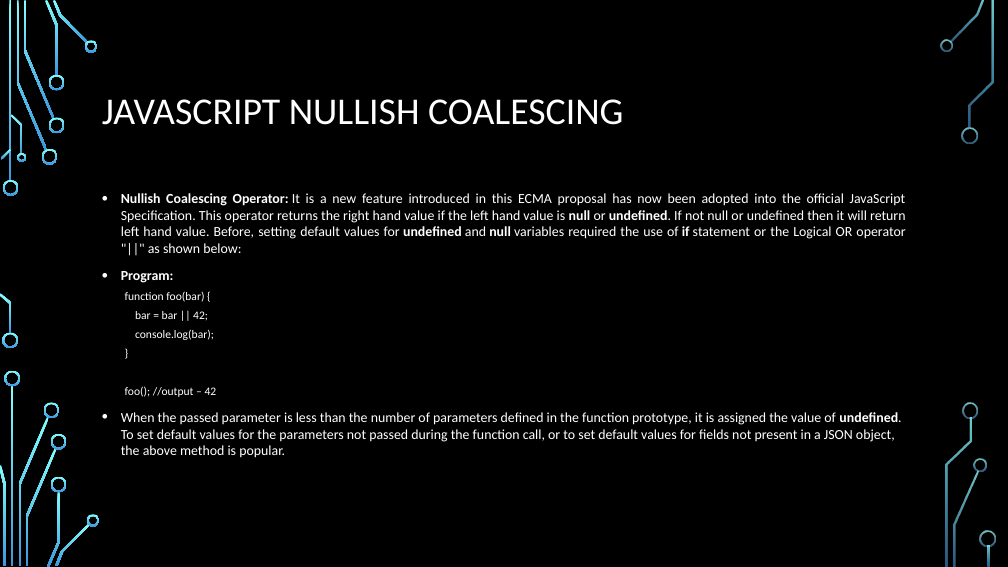
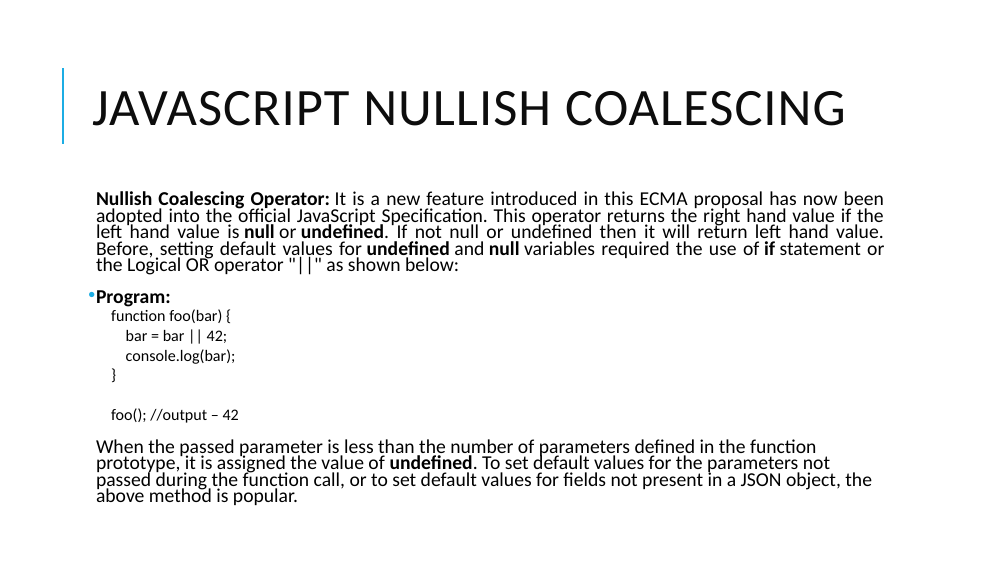
Before and after one commit to PramodJana/JavaScript, a slide deck: slide 27 of GFG JS Course Curriculam/Articles/002 Javascript fundamentals.pptx. Drawn at 1008x567 pixels with LibreOffice and Linux fonts; fonts in the diff are those of the drawing; background and template pictures are left out. Boxes give left, top, right and bottom in pixels: in the first picture for what was removed or moved away, otherwise in the second. Text is boxed around its words. In the diff, an @@ line names an element or a change of style, - is before the commit and + after.

```diff
--- a/GFG JS Course Curriculam/Articles/002 Javascript fundamentals.pptx
+++ b/GFG JS Course Curriculam/Articles/002 Javascript fundamentals.pptx
@@ background picture (left out) to #FFFFFF @@
@@ title "JAVASCRIPT NULLISH COALESCING": place and size @@
-title "JAVASCRIPT NULLISH COALESCING" at <box>102,99,623,125</box>
+title "JAVASCRIPT NULLISH COALESCING" at <box>92,91,846,126</box>
@@ title "JAVASCRIPT NULLISH COALESCING" at <box>92,91,846,126</box>: size 36 to 50 pt, text colour #FFFFFF to #0D0D0D, letter spacing 0 to 1 pt; line spacing 0.9 to 0.8 @@
@@ line added from (63, 144) to (63, 68), #1CADE4 1.5 pt @@
@@ text "Nullish Coalescing Operator: It is ...": place and size @@
-text "Nullish Coalescing Operator: It is ..." at <box>121,193,906,458</box>
+text "Nullish Coalescing Operator: It is ..." at <box>96,191,884,505</box>
@@ text "Nullish Coalescing Operator: It is ..." at <box>96,191,884,505</box>: size 13.2 to 18.7 pt, text colour #FFFFFF to #000000; size 11 to 15.3 pt in "function foo(bar) {", "bar = bar || 42;", "console.log(bar);", "}" and 1 more places; bullet • to  ; line spacing 1 to 0.7; more space between paragraphs; indent changed @@
@@ group removed at <box>0,0,996,567</box>: 33 freeform shapes, 3 rectangles @@
```
Also in this commit, not shown: 29 other slides changed.
